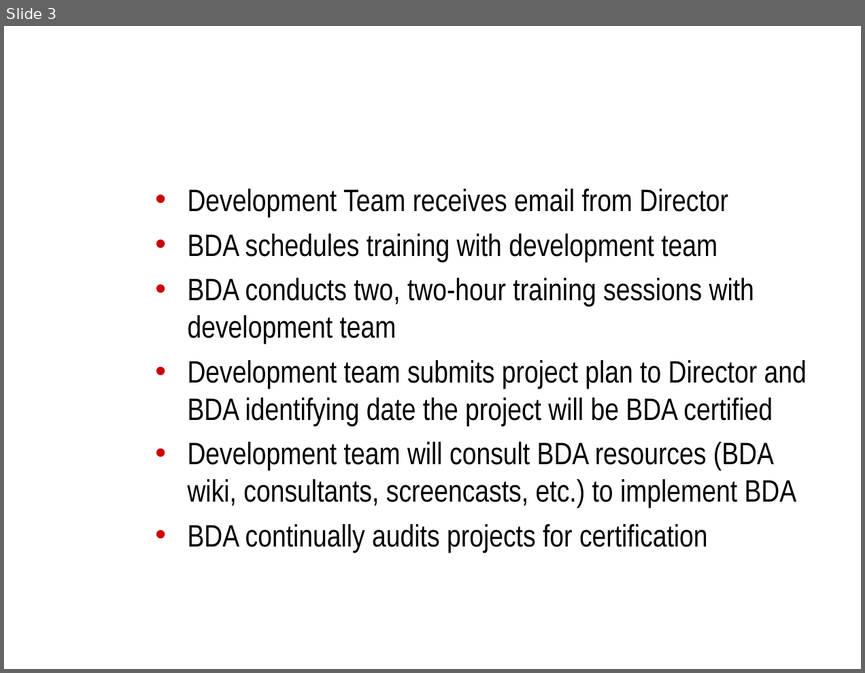
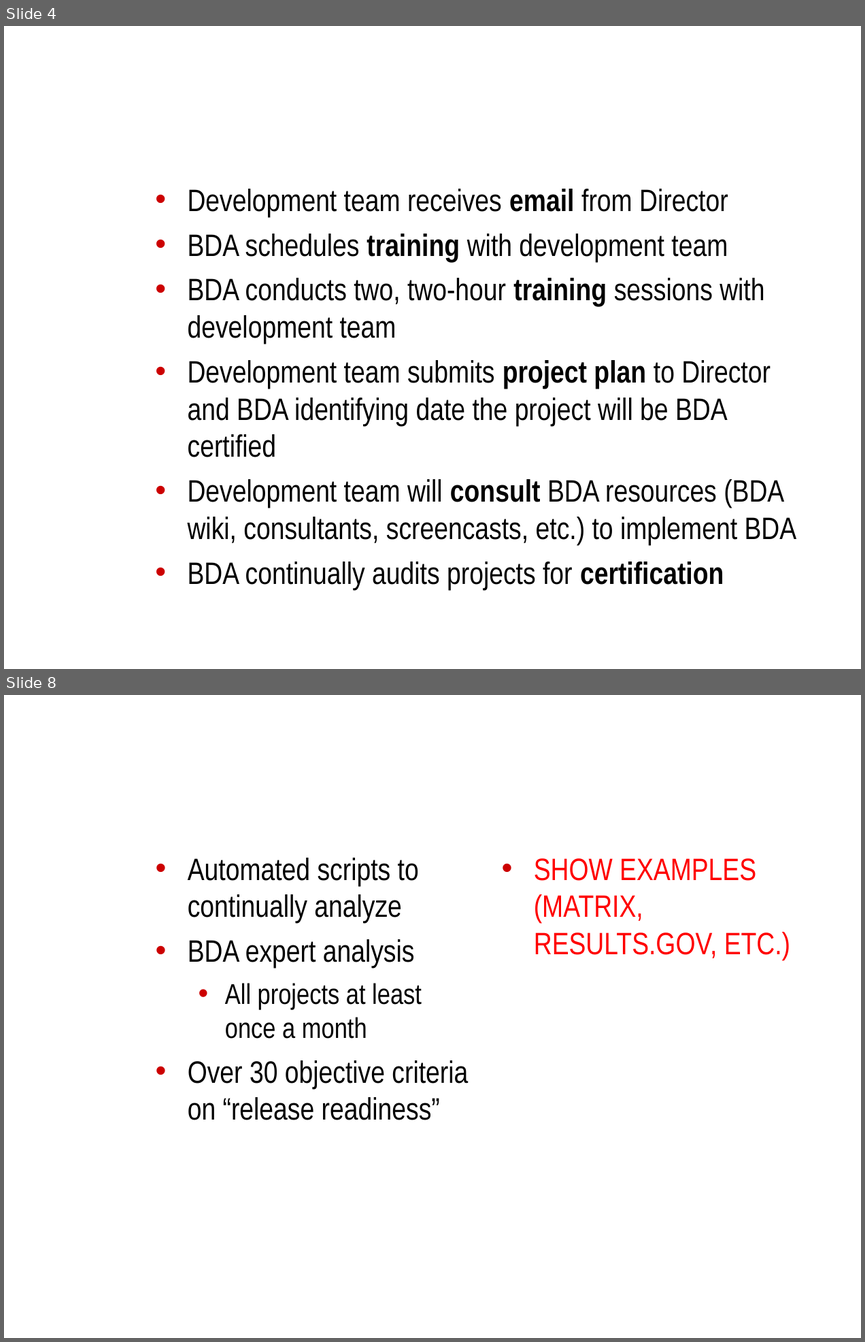
Before and after one commit to NCIP/automation, a slide deck: docs/roadmap/bda-roadmap.ppt. Shown one above the other, each under a label of ours: slide 3 before the commit, slides 4 and 8 after it; the slides between them are not shown. The pictures are 865x673 and 865x1342 pixels, drawn with LibreOffice and Linux fonts; fonts in the diff are those of the drawing; background and template pictures are left out. Boxes give left, top, right and bottom in pixels: in the first picture for what was removed or moved away, otherwise in the second. Text is boxed around its words. In the diff, an @@ line names an element or a change of style, - is before the commit and + after.

```diff
--- a/docs/roadmap/bda-roadmap.ppt
+++ b/docs/roadmap/bda-roadmap.ppt
@@ slide 8 added at (4, 695, 861, 1338), background picture (left out) @@
@@ title added at (147, 695, 825, 824), 32 pt, text #FFFFFF, bold @@
+Certification
@@ text added at (188, 858, 468, 1120), 26 pt, text #000000 @@
+• Automated scripts to continually analyze
+• BDA expert analysis
+  • All projects at least once a month
+• Over 30 objective criteria on “release readiness”
@@ text added at (534, 858, 790, 960), 26 pt, text #FF0000 @@
+• SHOW EXAMPLES (MATRIX, RESULTS.GOV, ETC.)
@@ what was slide 3 is now slide 4 @@
@@ slide 4 changed as well @@
@@ text at (188, 189, 728, 216): text changed @@
-• Development Team receives email from Director
+• Development team receives email from Director
@@ text at (188, 233, 797, 589): bold on in "training", "training", "project plan", "consult" and 1 more places @@
```
Also in this commit, not shown: 5 other slides changed, 2 other slides added, 2 slides removed, 1 other file.
